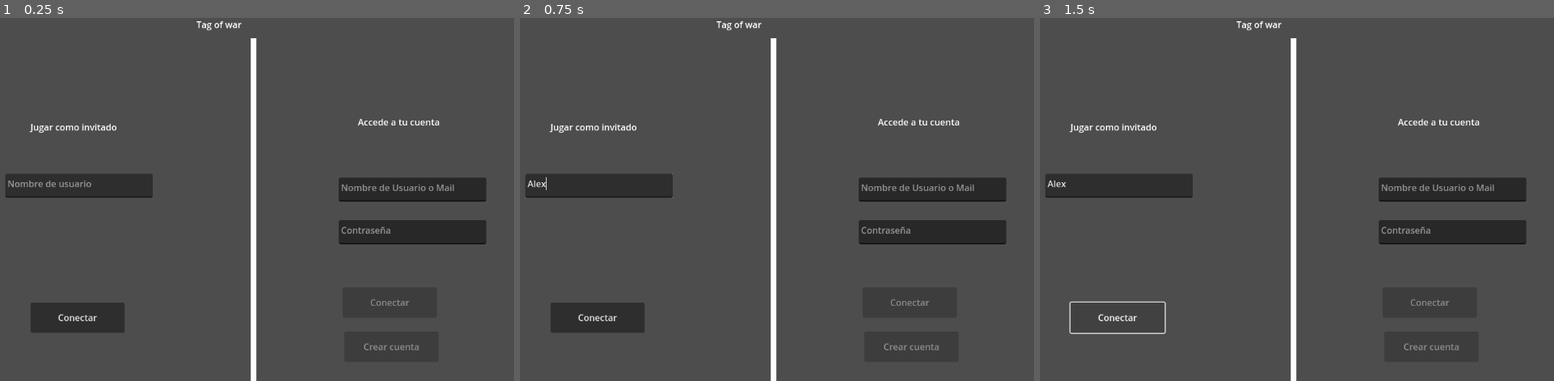
Above: before the commit, frames 1-3 (left to right).
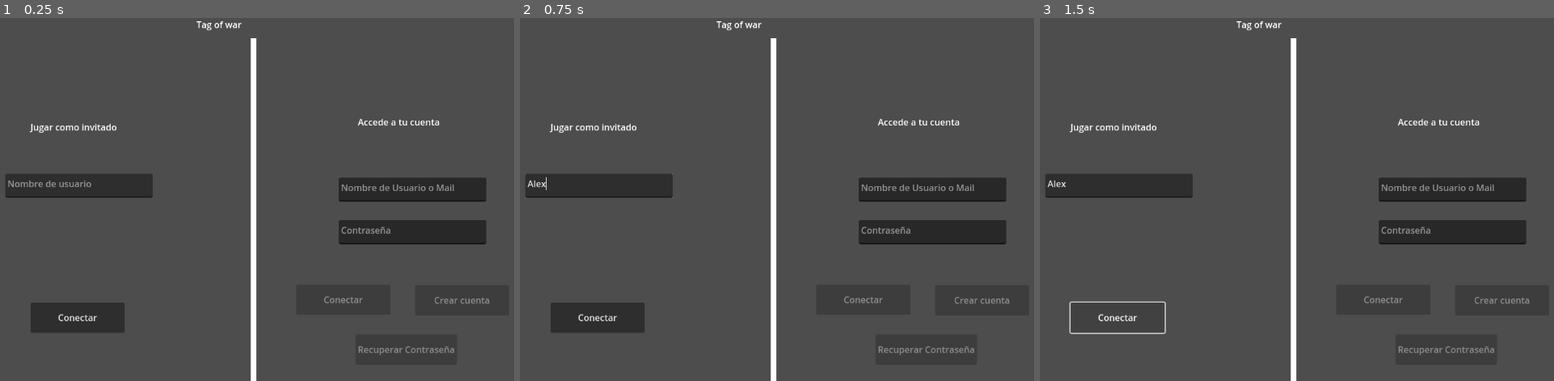
Above: after the commit, the same moments.

Repository: codemonsters/tag-of-war
Game: Godot game, scene res://menu/main.tscn
Same seed, same stepped clock (60 frames per second), same inputs: the game is played once before the commit and once after it.
Inputs (mouse positions are in pixels of both pictures, inside the frame that each line leads up to):
- Up to frame 1 (0.25 s): no input
- Up to frame 2 (0.75 s): click (597, 184) at 0.52 s; type "Alex" at 0.6 s
- Up to frame 3 (1.5 s): click "Conectar" at 1.25 s

The runs differ from the first frame. In frame 1, 0.3% of the frame differs, in the area x 63-96%, y 76-93%; in frame 2, 0.3%; in frame 3, 0.3%.

Commit message:
añadido botón de recuperar contraseña

Diff:
--- a/cliente/src/menu/identificacion.tscn
+++ b/cliente/src/menu/identificacion.tscn
@@ -51,17 +51,25 @@
 editable = false
 
 [node name="BtnCrearCuenta" type="Button" parent="."]
-offset_left = 799.0
-offset_top = 560.0
-offset_right = 967.0
-offset_bottom = 614.0
+offset_left = 925.0
+offset_top = 477.0
+offset_right = 1093.0
+offset_bottom = 531.0
 disabled = true
 text = "Crear cuenta"
 
 [node name="BtnConectarCuenta" type="Button" parent="."]
-offset_left = 796.0
-offset_top = 481.0
-offset_right = 964.0
-offset_bottom = 535.0
+offset_left = 713.0
+offset_top = 476.0
+offset_right = 881.0
+offset_bottom = 530.0
 disabled = true
 text = "Conectar"
+
+[node name="BtnContraseña" type="Button" parent="."]
+offset_left = 819.0
+offset_top = 565.0
+offset_right = 987.0
+offset_bottom = 619.0
+disabled = true
+text = "Recuperar Contraseña"
